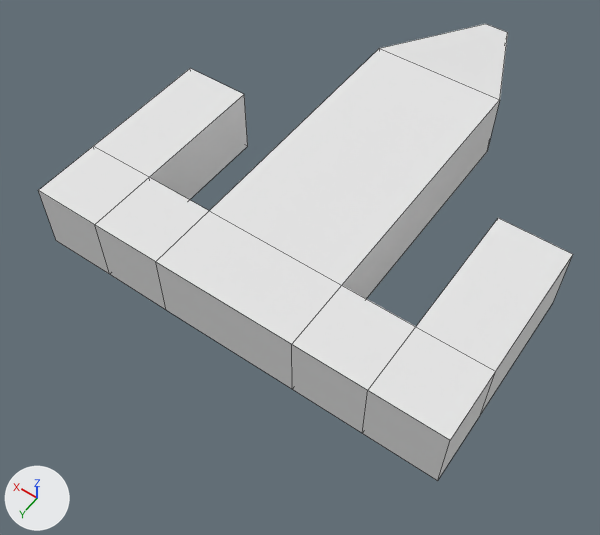
One commit to the Blender file Assets/models/player/player.blend: the scene before it, then after it.
The view is the same before and after, from a camera (50 mm lens) standing at (-3.99, 6.03, 8.79) and looking at (0.0, 0.44, 0.0). The axes (+X, +Y, +Z) are drawn at lower left. The lights are the same throughout. Mesh edges are drawn as thin lines.

The scene before the commit, as lines of its bpy script (objects in view):
```python
me_cube = bpy.data.meshes.new('Cube')
me_cube.from_pydata(...)  # 40 vertices, 38 faces; spans x -3.0..3.0, y -5.0..2.0, z -1.0..0.0
me_cube.materials.append(mat_material)  # white #e7e7e7
ob_cube = bpy.data.objects.new('Cube', me_cube)
ob_cube.location = (0.0, 0.0, 1.0)
```
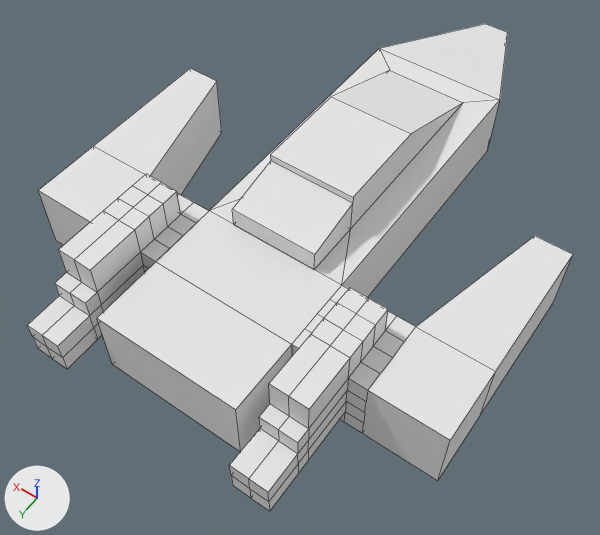
Commit message: updated player model

Boxes (x1, y1, x2, y2) around the edits, measured in the pictures (600 x 535 px):
```json
{"object": "Cube", "change": "reshaped", "before": [38, 24, 573, 481], "after": [27, 24, 573, 511], "on screen": "7% taller"}
{"part": 1, "of": "me_cube", "change": "built on", "before": [61, 48, 538, 459], "after": [27, 48, 538, 511]}
```

Scene script edits in JSON lines:
```json
{"block": "me_cube", "where": "# used by ob_cube; location = (0.0, 0.0, 1.0)"}
{"op": "remove", "block": "me_cube", "code": "me_cube.from_pydata(...)  # 40 vertices, 38 faces; spans x -3.0..3.0, y -5.0..2.0, z -1.0..0.0"}
{"op": "add", "block": "me_cube", "code": "me_cube.from_pydata(...)  # 223 vertices, 203 faces; spans x -3.0..3.0, y -5.0..3.44, z -1.01..0.57"}
{"block": "me_cube", "change": "me_cube part 1"}
{"block": "me_cube", "change": "13 faces are deleted"}
{"block": "me_cube", "change": "5 vertices move from x -2.0..2.0, y -1.0..1.0, z -1.0..0.0 to x -2.5..2.5, y -1.0..1.0, z -1.01..0.0"}
{"block": "me_cube", "change": "11 vertices are added at x -1.0..1.0, y -2.65..3.0, z -1.0..0.57"}
{"block": "me_cube", "change": "7 new vertices lie (0.25, 0.0, 0.0) away from vertices in x -2.0..1.0, y 1.0..2.0, z -1.0..0.0"}
{"block": "me_cube", "change": "7 new vertices lie (-0.25, 0.0, 0.0) away from vertices in x -1.0..2.0, y 1.0..2.0, z -1.0..0.0"}
{"block": "me_cube", "change": "8 new vertices lie (0.0, -0.25, 0.0) away from vertices in x -2.0..2.0, y 2.0, z 0.0"}
{"block": "me_cube", "change": "8 new vertices lie (0.0, -0.25, 0.0) away from vertices in x -2.0..2.0, y 1.75, z 0.0"}
{"block": "me_cube", "change": "12 new vertices lie (0.0, 0.0, 0.42) away from vertices in x -1.75..1.75, y 1.5..2.0, z 0.0"}
{"block": "me_cube", "change": "12 new vertices lie (0.25, 0.0, 0.0) away from vertices in x -1.75..1.25, y 1.0..2.0, z -1.0..0.42"}
{"block": "me_cube", "change": "14 new vertices lie (0.0, -0.25, 0.0) away from vertices in x -2.0..2.0, y 1.5, z 0.0..0.42"}
{"block": "me_cube", "change": "14 new vertices lie (0.0, 0.73, 0.0) away from vertices in x -1.75..1.75, y 2.0, z 0.0..0.42"}
{"block": "me_cube", "change": "12 new vertices lie (0.0, 0.0, -0.25) away from vertices in x -2.0..2.0, y 2.0..2.73, z 0.0"}
{"block": "me_cube", "change": "12 new vertices lie (0.0, 0.0, -0.25) away from vertices in x -2.0..2.0, y 2.0..2.73, z -0.25"}
{"block": "me_cube", "change": "13 new vertices lie (0.0, 0.2, 0.0) away from vertices in x -1.75..1.75, y 2.73, z -0.5..0.0"}
{"block": "me_cube", "change": "17 new vertices lie (0.0, 0.0, -0.25) away from vertices in x -2.0..2.0, y 2.0..2.93, z -0.5..0.0"}
{"block": "me_cube", "change": "13 new vertices lie (0.0, 0.51, 0.0) away from vertices in x -1.75..1.75, y 2.93, z -0.75..-0.25"}
{"block": "me_cube", "change": "16 new vertices lie (0.25, 0.0, 0.0) away from vertices in x -1.75..1.25, y 1.25..3.44, z -0.75..0.0"}
{"block": "me_cube", "change": "7 new vertices lie (1.22, 0.0, 0.0) away from vertices in x -0.61, y -2.65..1.0, z 0.0..0.57"}
{"block": "me_cube", "change": "178 new faces join them"}
```
